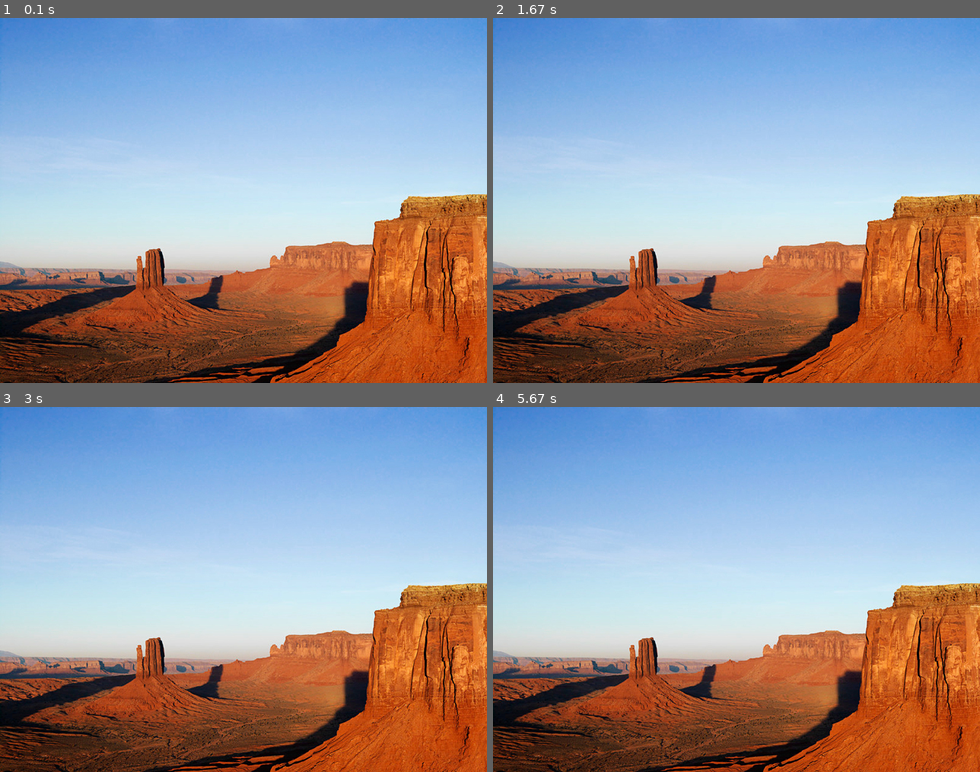
Above: before the commit, frames 1-4 (two rows, left to right).
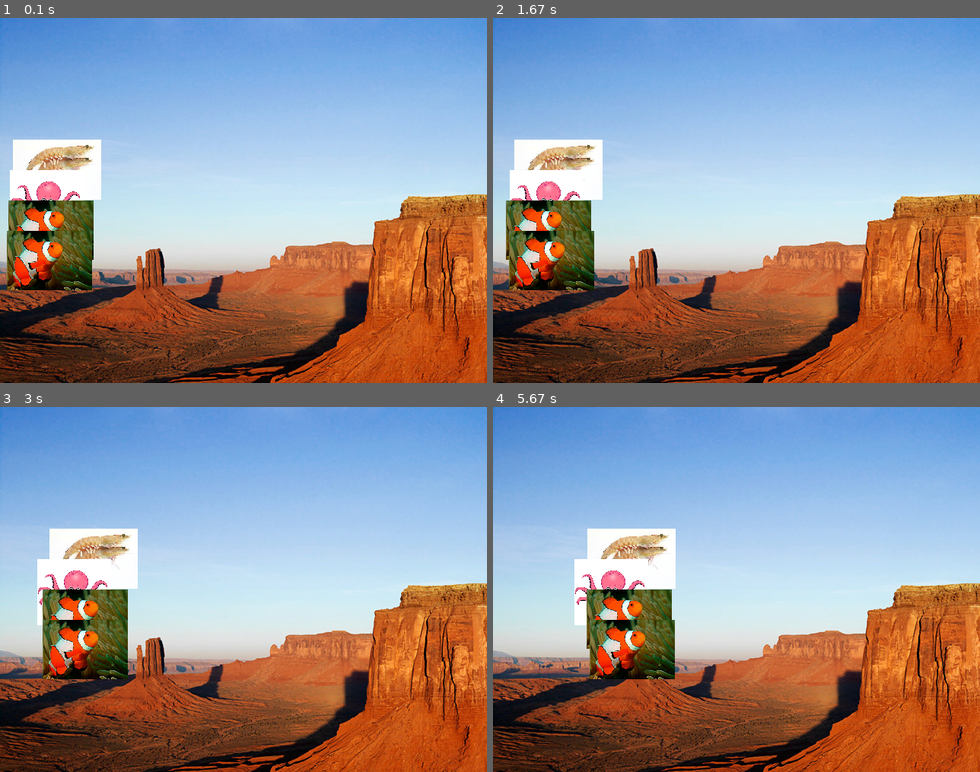
Above: after the commit, the same moments.

Repository: moisescantero/carreraPygame02
Game: pygame game, started from main.py
The game is run twice, just before and just after one commit, with the same random seed, the same clock (stepped at 60 frames per second) and the same inputs.
Inputs:
- Up to frame 1 (0.1 s): no input
- Up to frame 2 (1.67 s): tap Enter at 0.33 s
- Up to frame 3 (3 s): tap Space at 1.67, 2.13, 2.63 s
- Up to frame 4 (5.67 s): tap Space at 3.07, 3.57, 4.13, 4.58, 5.07, 5.53 s

The runs differ from the first frame. In frame 1, 7.3% of the frame differs, in the area x 1-21%, y 33-75%; in frame 2, 7.3%; in frame 3, 7.5%; in frame 4, 7.7%, in the area x 16-38%, y 33-75%.

Commit message:
carreraPygame02

Diff:
--- a/main.py
+++ b/main.py
@@ -1,28 +1,66 @@
-import pygame, sys
+"""Juego de 4 corredores"""
+import pygame, sys, random
+
+class Runner():
+    __customes = ("turtle","fish","prawn","moray","octopus")
+    def __init__(self,x=0,y=0,custome="turtle"):
+        ixCustome = random.randint(0,4)
+        self.custome = pygame.image.load("images/{}.png".format(self.__customes[ixCustome]))#cargo imagen de tortuguita
+        self.position = [x,y]#defino posición para tortuguita
+        self.name = custome#doy nombre a tortuguita
+    def avanzar(self):
+
+        self.position[0] += random.randint(1,6)#posición x le asigno un entero aleatorio de 1 a 6
+
+
 
 class Game():
     runners = []
-    __startLine = 20
+    __posY = (160,200,240,280)
+    __names = ("Speedy","Lucera","Alonso","Torcuata")
+    __startLine = -5
     __finishLine = 620
+    def __init__(self):
 
-    def __init__(self):
         self.__screen = pygame.display.set_mode((640,480))#iniciamos pantalla dando tamaño
         self.__background = pygame.image.load("images/desert.png")#imagen de fondo de pantalla
         pygame.display.set_caption("Carrera de bichos")#nombre para la pantalla
+        for i in range (4):
+            theRunner = Runner(self.__startLine,self.__posY[i])#añado corredor que empieza en x e y
+            theRunner.name = self.__names[i]
+            self.runners.append(theRunner)
+
+    def close(self):
+        pygame.quit()
+        sys.exit()
 
     def competir(self):
         gameOver = False
-        while not gameOver:
+        while not gameOver:#comprobamos eventos
             for event in pygame.event.get():
                 if event.type == pygame.QUIT:#si el tipo de evento es igual a quitar pygame
-                    gameOver = True
+                    gameOver = True#hasta aquí comprobamos eventos
 
+                for runner in self.runners:#actualizamos eventos
+                    runner.avanzar()
+                    if runner.position[0] >= self.__finishLine:
+                        print("{} ha ganado.".format(runner.name))
+                        gameOver = True#hasta aquí actualiz eventos
+
+                    #resfrescamos pantalla
                 self.__screen.blit(self.__background, (0,0))#pintamos el fondo y damos coordenadas que empiezan arriba a la izquierda
+                for runner in self.runners:
+                    self.__screen.blit(runner.custome, runner.position)#pinto corredor y su posición
 
                 pygame.display.flip()# función refrescar/renderizar pantalla, cogida directamente de la librería pygame
+                    #hasta aquí refrescamos pantalla
 
-        pygame.quit()
-        sys.exit()
+        while True:#este while es para que no se llene el buffer y poder cerrar ventana antes de que se cuelgue la aplicación
+            for event in pygame.event.get():
+                if event.type == pygame.QUIT:#si el tipo de evento es igual a quitar pygame
+                    self.close()
+
+
 
 
 
Binary file added: images/corredor.png
Binary file added: images/fish.png
Binary file added: images/moray.png
Binary file added: images/octopus.png
Binary file added: images/prawn.png
Binary file added: images/turtle.png
Binary file added: images/índice.jpg
